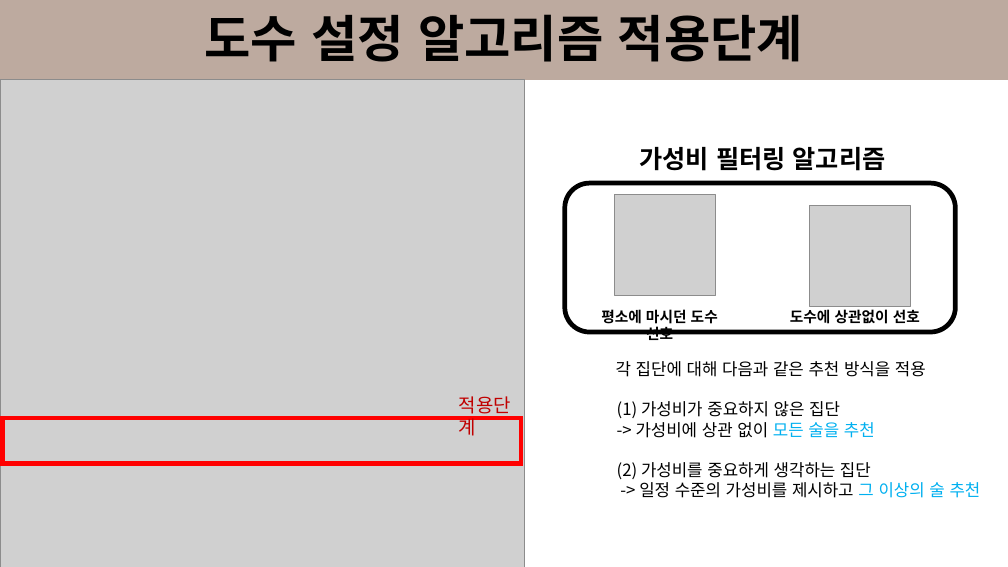
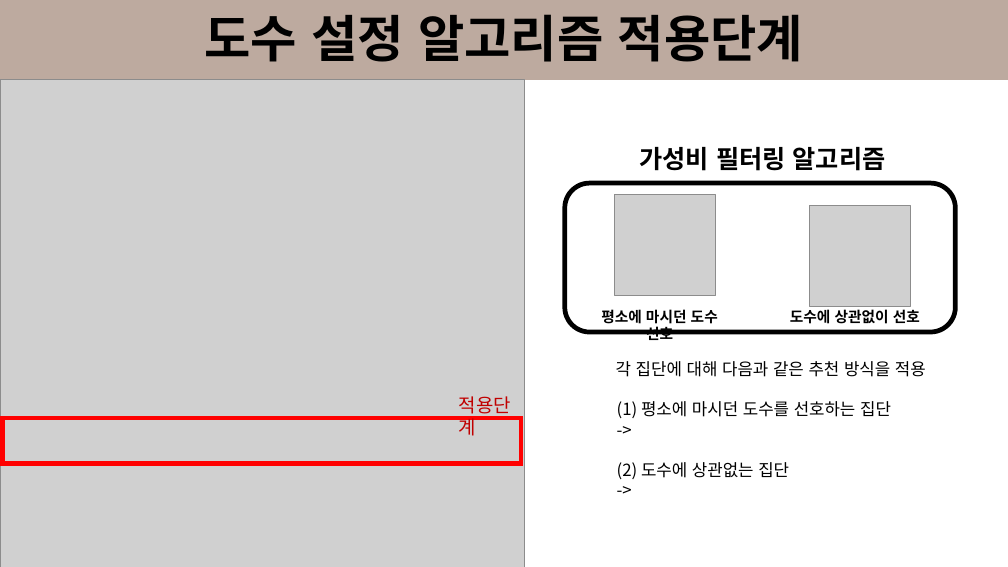
Before and after one commit to dongkieric98/Traditional_Liquor_Recommendation_Algorithm, a slide deck: slide 19 of TLRAlgorithm.pptx. Drawn at 1008x567 pixels with LibreOffice and Linux fonts; fonts in the diff are those of the drawing; grey boxes stand for pictures. Boxes give left, top, right and bottom in pixels: in the first picture for what was removed or moved away, otherwise in the second. Text is boxed around its words. In the diff, an @@ line names an element or a change of style, - is before the commit and + after.

Commit message:
update file

```diff
--- a/TLRAlgorithm.pptx
+++ b/TLRAlgorithm.pptx
@@ text at box(617, 401, 891, 479): text changed @@
-(1) 가성비가 중요하지 않은 집단
--> 가성비에 상관 없이 모든 술을 추천
-(2) 가성비를 중요하게 생각하는 집단
--> 일정 수준의 가성비를 제시하고 그 이상의 술 추천
+(1) 평소에 마시던 도수를 선호하는 집단
+->
+(2) 도수에 상관없는 집단
+->
```
